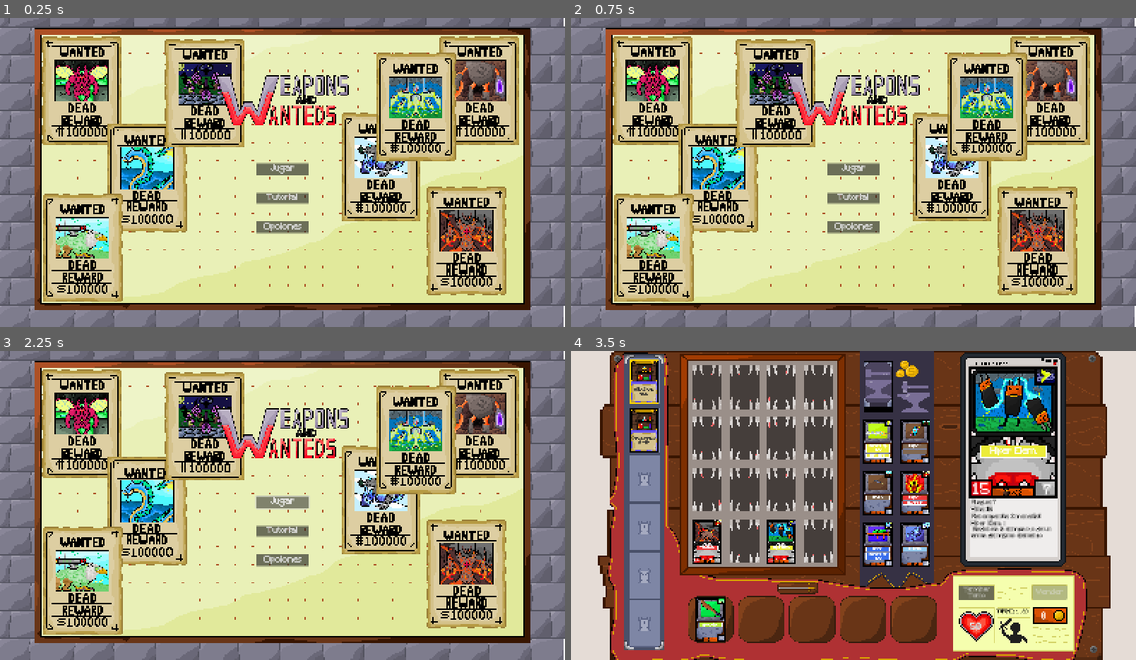
Above: before the commit, frames 1-4 (two rows, left to right).
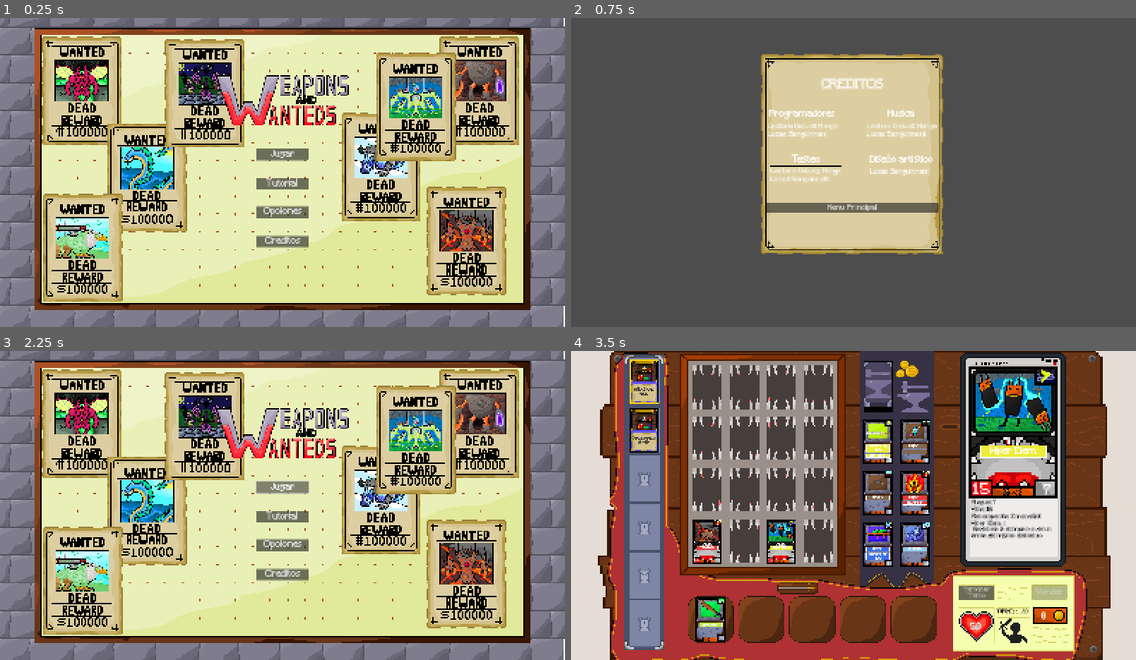
Above: after the commit, the same moments.

Repository: Lucas-Sanguinetti/jefe-desarrollo
Game: Godot game, scene res://Entidades/main.tscn
Same seed, same stepped clock (60 frames per second), same inputs: the game is played once before the commit and once after it.
Inputs (mouse positions are in pixels of both pictures, inside the frame that each line leads up to):
- Up to frame 1 (0.25 s): no input
- Up to frame 2 (0.75 s): click (853, 240) at 0.5 s, where only the run after the commit has a clickable "Creditos"
- Up to frame 3 (2.25 s): click (282, 539) at 1.25 s, where only the run after the commit has a clickable "Menu Principal"; click "Jugar" at 2 s
- Up to frame 4 (3.5 s): move the mouse to (780, 542) at 2.77 s; click (780, 542) at 2.92 s

The runs differ from the first frame. In frame 1, 2.6% of the frame differs, in the area x 45-55%, y 42-75%; in frame 2, 97%, in the area x 0-100%, y 0-100%; in frame 3, 2.6%; in frame 4, nothing differs.

Commit message:
creditos

Diff:
--- /dev/null
+++ b/Entidades/creditos.gd
@@ -0,0 +1,5 @@
+extends Control
+
+
+func _on_main_menu_button_pressed() -> void:
+	get_tree().change_scene_to_file("res://Entidades/main.tscn")
--- /dev/null
+++ b/Entidades/creditos.tscn
@@ -0,0 +1,177 @@
+[gd_scene load_steps=7 format=3 uid="uid://48r7qwwy1jqq"]
+
+[ext_resource type="Texture2D" uid="uid://ypgau6wifkoa" path="res://Assets/elements_In_Board/pause2.png" id="1_7flbs"]
+[ext_resource type="Script" uid="uid://56g6q5hqooyk" path="res://Entidades/creditos.gd" id="1_l7vgd"]
+[ext_resource type="FontFile" uid="uid://jv50m8p7i6as" path="res://Fuente/Minecraft.ttf" id="2_alf7g"]
+
+[sub_resource type="StyleBoxLine" id="StyleBoxLine_3rtis"]
+
+[sub_resource type="StyleBoxLine" id="StyleBoxLine_cysqe"]
+
+[sub_resource type="StyleBoxLine" id="StyleBoxLine_3rbuu"]
+
+[node name="Creditos" type="Control"]
+layout_mode = 3
+anchors_preset = 0
+script = ExtResource("1_l7vgd")
+
+[node name="TextureRect" type="TextureRect" parent="."]
+layout_mode = 1
+anchors_preset = 8
+anchor_left = 0.5
+anchor_top = 0.5
+anchor_right = 0.5
+anchor_bottom = 0.5
+offset_left = 530.0
+offset_top = 100.0
+offset_right = 940.0
+offset_bottom = 550.0
+grow_horizontal = 2
+grow_vertical = 2
+scale = Vector2(1.25, 1.25)
+texture = ExtResource("1_7flbs")
+
+[node name="VBoxContainer" type="VBoxContainer" parent="."]
+layout_mode = 0
+offset_left = 545.0
+offset_top = 114.0
+offset_right = 1027.0
+offset_bottom = 647.0
+theme_override_constants/separation = 55
+
+[node name="HSeparator3" type="HSeparator" parent="VBoxContainer"]
+layout_mode = 2
+theme_override_styles/separator = SubResource("StyleBoxLine_3rtis")
+
+[node name="Title" type="Label" parent="VBoxContainer"]
+layout_mode = 2
+theme_override_fonts/font = ExtResource("2_alf7g")
+theme_override_font_sizes/font_size = 32
+text = "CREDITOS"
+horizontal_alignment = 1
+vertical_alignment = 3
+
+[node name="VBoxContainer" type="VBoxContainer" parent="VBoxContainer"]
+layout_mode = 2
+theme_override_constants/separation = 50
+
+[node name="HBoxContainer" type="HBoxContainer" parent="VBoxContainer/VBoxContainer"]
+layout_mode = 2
+theme_override_constants/separation = 80
+alignment = 1
+
+[node name="VBoxContainer" type="VBoxContainer" parent="VBoxContainer/VBoxContainer/HBoxContainer"]
+layout_mode = 2
+
+[node name="Titulo" type="Label" parent="VBoxContainer/VBoxContainer/HBoxContainer/VBoxContainer"]
+layout_mode = 2
+theme_override_fonts/font = ExtResource("2_alf7g")
+theme_override_font_sizes/font_size = 24
+text = "Programadores"
+horizontal_alignment = 1
+
+[node name="HSeparator3" type="HSeparator" parent="VBoxContainer/VBoxContainer/HBoxContainer/VBoxContainer"]
+layout_mode = 2
+theme_override_styles/separator = SubResource("StyleBoxLine_3rtis")
+
+[node name="Integrante1" type="Label" parent="VBoxContainer/VBoxContainer/HBoxContainer/VBoxContainer"]
+layout_mode = 2
+theme_override_fonts/font = ExtResource("2_alf7g")
+theme_override_font_sizes/font_size = 18
+text = "Lautaro Galvez Monge"
+
+[node name="Integrante2" type="Label" parent="VBoxContainer/VBoxContainer/HBoxContainer/VBoxContainer"]
+layout_mode = 2
+theme_override_fonts/font = ExtResource("2_alf7g")
+theme_override_font_sizes/font_size = 18
+text = "Lucas Sanguinnetti"
+
+[node name="VBoxContainer2" type="VBoxContainer" parent="VBoxContainer/VBoxContainer/HBoxContainer"]
+layout_mode = 2
+
+[node name="Titulo" type="Label" parent="VBoxContainer/VBoxContainer/HBoxContainer/VBoxContainer2"]
+layout_mode = 2
+theme_override_fonts/font = ExtResource("2_alf7g")
+theme_override_font_sizes/font_size = 24
+text = "Musica"
+horizontal_alignment = 1
+
+[node name="HSeparator3" type="HSeparator" parent="VBoxContainer/VBoxContainer/HBoxContainer/VBoxContainer2"]
+layout_mode = 2
+theme_override_styles/separator = SubResource("StyleBoxLine_3rtis")
+
+[node name="Integrante1" type="Label" parent="VBoxContainer/VBoxContainer/HBoxContainer/VBoxContainer2"]
+layout_mode = 2
+theme_override_fonts/font = ExtResource("2_alf7g")
+theme_override_font_sizes/font_size = 18
+text = "Lautaro Galvez Monge"
+
+[node name="Integrante2" type="Label" parent="VBoxContainer/VBoxContainer/HBoxContainer/VBoxContainer2"]
+layout_mode = 2
+theme_override_fonts/font = ExtResource("2_alf7g")
+theme_override_font_sizes/font_size = 18
+text = "Lucas Sanguinnetti"
+
+[node name="HBoxContainer2" type="HBoxContainer" parent="VBoxContainer/VBoxContainer"]
+layout_mode = 2
+theme_override_constants/separation = 80
+alignment = 1
+
+[node name="VBoxContainer" type="VBoxContainer" parent="VBoxContainer/VBoxContainer/HBoxContainer2"]
+layout_mode = 2
+
+[node name="Titulo" type="Label" parent="VBoxContainer/VBoxContainer/HBoxContainer2/VBoxContainer"]
+layout_mode = 2
+theme_override_fonts/font = ExtResource("2_alf7g")
+theme_override_font_sizes/font_size = 24
+text = "Testeo"
+horizontal_alignment = 1
+
+[node name="HSeparator3" type="HSeparator" parent="VBoxContainer/VBoxContainer/HBoxContainer2/VBoxContainer"]
+layout_mode = 2
+theme_override_styles/separator = SubResource("StyleBoxLine_cysqe")
+
+[node name="Integrante1" type="Label" parent="VBoxContainer/VBoxContainer/HBoxContainer2/VBoxContainer"]
+layout_mode = 2
+theme_override_fonts/font = ExtResource("2_alf7g")
+theme_override_font_sizes/font_size = 18
+text = "Lautaro Galvez Monge"
+
+[node name="Integrante2" type="Label" parent="VBoxContainer/VBoxContainer/HBoxContainer2/VBoxContainer"]
+layout_mode = 2
+theme_override_fonts/font = ExtResource("2_alf7g")
+theme_override_font_sizes/font_size = 18
+text = "Lucas Sanguinnetti"
+
+[node name="VBoxContainer2" type="VBoxContainer" parent="VBoxContainer/VBoxContainer/HBoxContainer2"]
+layout_mode = 2
+
+[node name="Titulo" type="Label" parent="VBoxContainer/VBoxContainer/HBoxContainer2/VBoxContainer2"]
+layout_mode = 2
+theme_override_fonts/font = ExtResource("2_alf7g")
+theme_override_font_sizes/font_size = 24
+text = "Diseño artistico"
+horizontal_alignment = 1
+
+[node name="HSeparator3" type="HSeparator" parent="VBoxContainer/VBoxContainer/HBoxContainer2/VBoxContainer2"]
+layout_mode = 2
+theme_override_styles/separator = SubResource("StyleBoxLine_3rbuu")
+
+[node name="Integrante2" type="Label" parent="VBoxContainer/VBoxContainer/HBoxContainer2/VBoxContainer2"]
+layout_mode = 2
+theme_override_fonts/font = ExtResource("2_alf7g")
+theme_override_font_sizes/font_size = 18
+text = "Lucas Sanguinnetti"
+
+[node name="Integrante3" type="Label" parent="VBoxContainer/VBoxContainer/HBoxContainer2/VBoxContainer2"]
+layout_mode = 2
+theme_override_fonts/font = ExtResource("2_alf7g")
+theme_override_font_sizes/font_size = 18
+
+[node name="MainMenuButton" type="Button" parent="VBoxContainer"]
+layout_mode = 2
+theme_override_fonts/font = ExtResource("2_alf7g")
+theme_override_font_sizes/font_size = 20
+text = "Menu Principal"
+
+[connection signal="pressed" from="VBoxContainer/MainMenuButton" to="." method="_on_main_menu_button_pressed"]
--- a/Entidades/title_screen.gd
+++ b/Entidades/title_screen.gd
@@ -33,3 +33,7 @@
 
 func _on_pause_resume():
 	pass
+
+
+func _on_creditos_pressed() -> void:
+	get_tree().change_scene_to_file("res://Entidades/creditos.tscn")
--- a/Entidades/title_screen.tscn
+++ b/Entidades/title_screen.tscn
@@ -68,6 +68,18 @@
 stream = ExtResource("5_g8iy6")
 bus = &"Effects"
 
+[node name="Creditos" type="Button" parent="VBoxContainer"]
+texture_filter = 1
+layout_mode = 2
+theme_override_fonts/font = ExtResource("3_iwsvx")
+theme_override_font_sizes/font_size = 24
+text = "Creditos"
+script = ExtResource("4_iwsvx")
+
+[node name="press" type="AudioStreamPlayer" parent="VBoxContainer/Creditos"]
+stream = ExtResource("5_g8iy6")
+bus = &"Effects"
+
 [node name="TimerGame" type="Timer" parent="."]
 wait_time = 0.25
 
@@ -85,5 +97,6 @@
 [connection signal="pressed" from="VBoxContainer/Jugar" to="." method="_on_jugar_pressed"]
 [connection signal="pressed" from="VBoxContainer/Tutorial" to="." method="_on_tutorial_pressed"]
 [connection signal="pressed" from="VBoxContainer/opciones" to="." method="_on_opciones_pressed"]
+[connection signal="pressed" from="VBoxContainer/Creditos" to="." method="_on_creditos_pressed"]
 [connection signal="timeout" from="TimerGame" to="." method="_on_timer_game_timeout"]
 [connection signal="timeout" from="TimerTutorial" to="." method="_on_timer_tutorial_timeout"]
Not shown, added: Entidades/creditos.gd.uid
